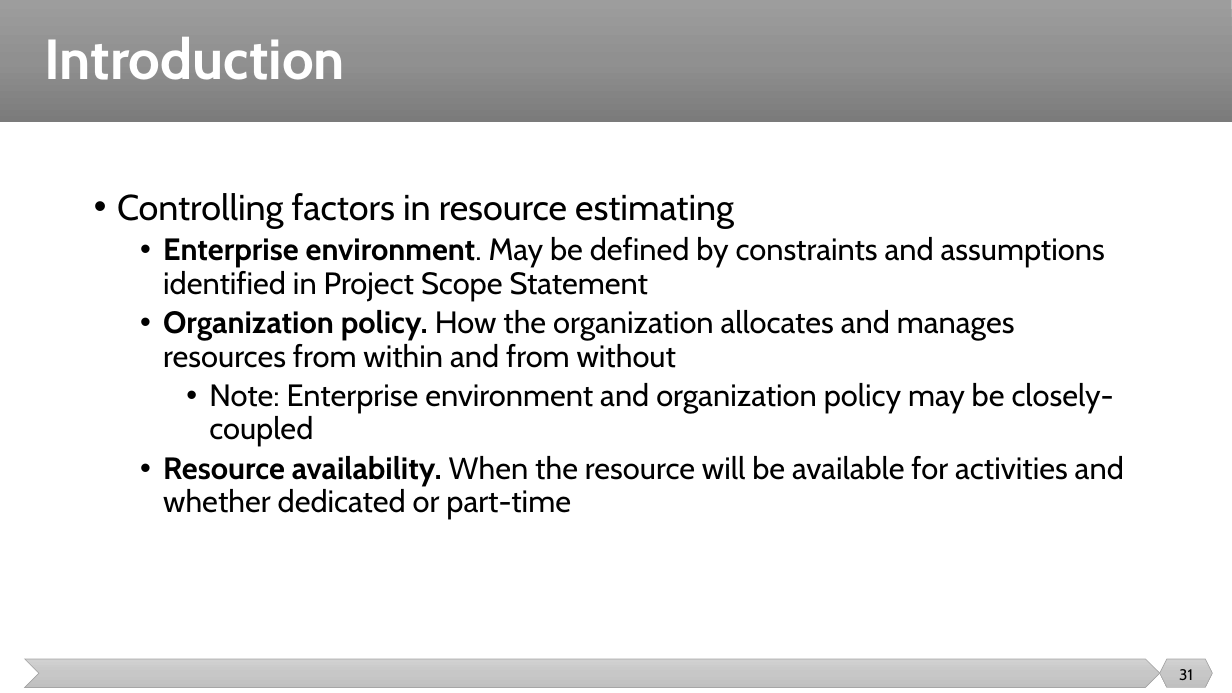
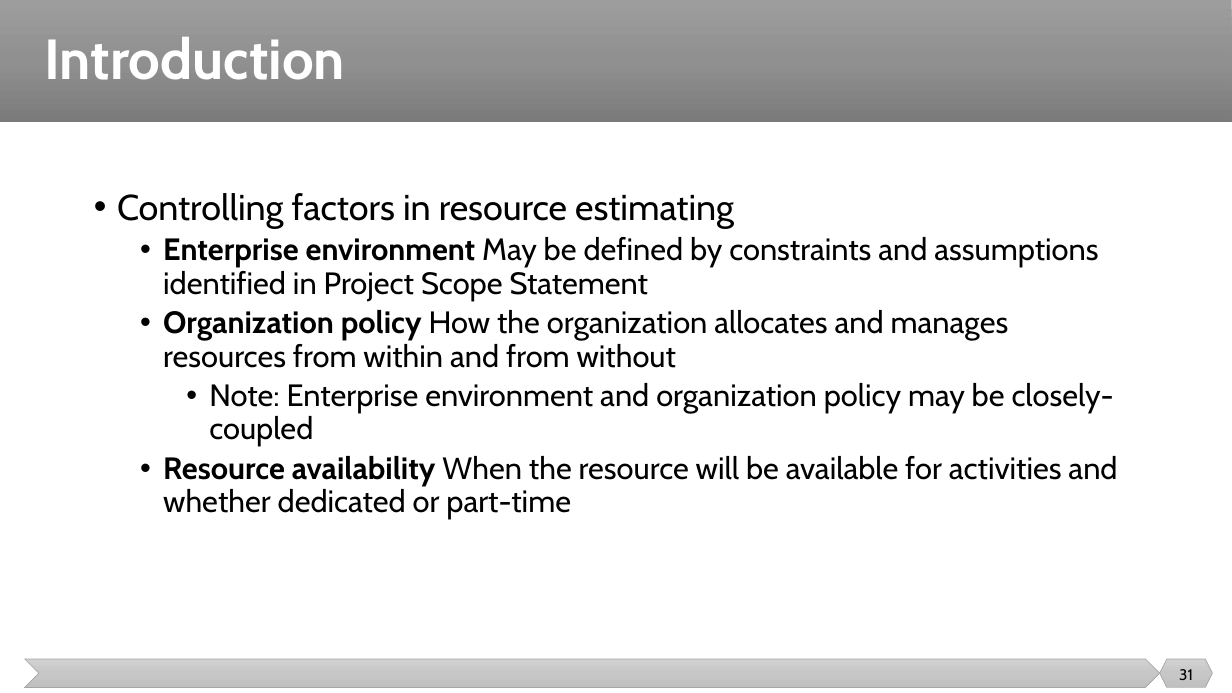
Before and after one commit to malenezi/malenezi, a slide deck: slide 31 of SE423/Lectures/6-Planning/Estimation.pptx. Drawn at 1232x693 pixels with LibreOffice and Linux fonts; fonts in the diff are those of the drawing. Boxes give left, top, right and bottom in pixels: in the first picture for what was removed or moved away, otherwise in the second. Text is boxed around its words. In the diff, an @@ line names an element or a change of style, - is before the commit and + after.

```diff
--- a/SE423/Lectures/6-Planning/Estimation.pptx
+++ b/SE423/Lectures/6-Planning/Estimation.pptx
@@ text at (163,237,1098,368): text changed @@
-  • Enterprise environment. May be defined by constraints and assumptions identified in Project Scope Statement
-  • Organization policy. How the organization allocates and manages resources from within and from without
+  • Enterprise environment May be defined by constraints and assumptions identified in Project Scope Statement
+  • Organization policy How the organization allocates and manages resources from within and from without
@@ text at (163,456,1117,519): text changed @@
-  • Resource availability. When the resource will be available for activities and whether dedicated or part-time
+  • Resource availability When the resource will be available for activities and whether dedicated or part-time
```
Also in this commit, not shown: 5 other slides changed.
